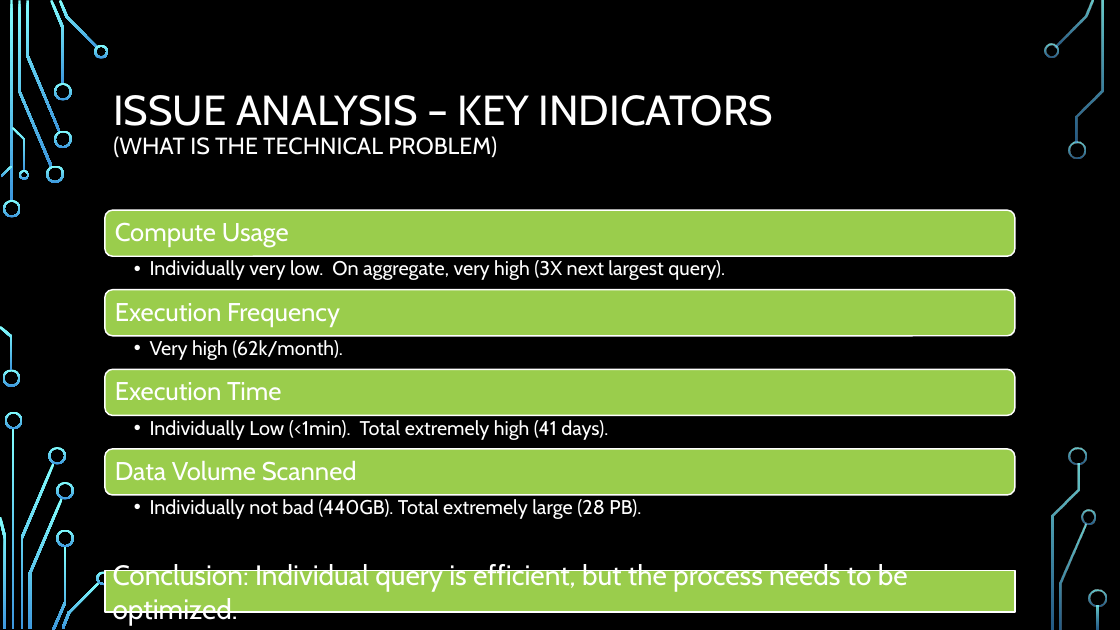
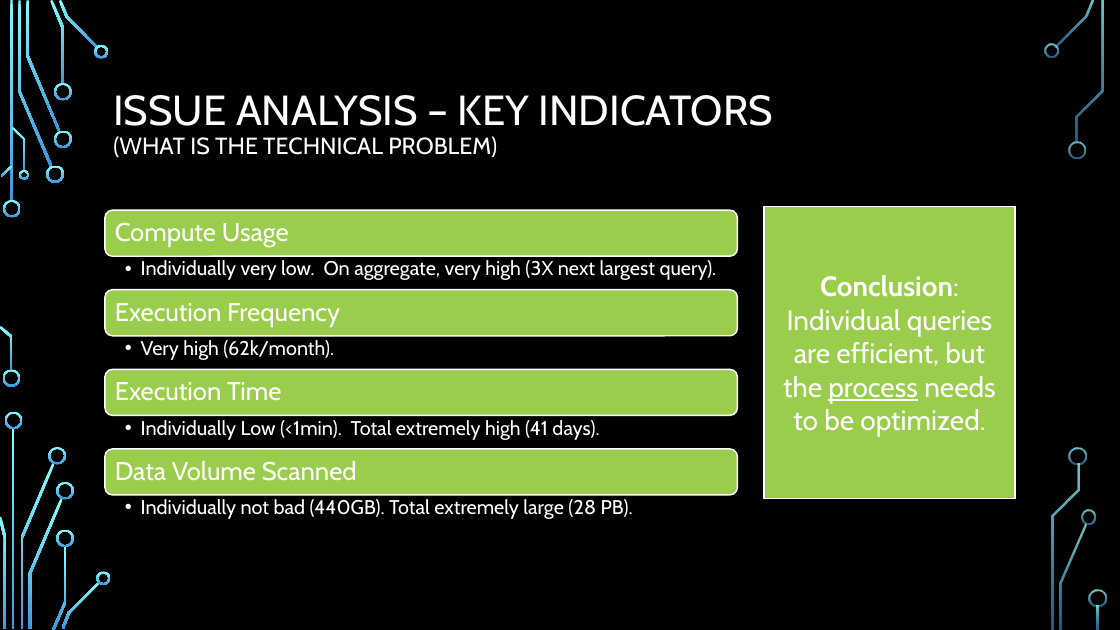
Before and after one commit to GitKlip/portfolio, a slide deck: slide 5 of disney/SnowflakeOptimization-CrossoverTitles.pptx (slide 4 before the commit). Drawn at 1120x630 pixels with LibreOffice and Linux fonts; fonts in the diff are those of the drawing; background and template pictures are left out. Boxes give left, top, right and bottom in pixels: in the first picture for what was removed or moved away, otherwise in the second. Text is boxed around its words. In the diff, an @@ line names an element or a change of style, - is before the commit and + after.

```diff
--- a/disney/SnowflakeOptimization-CrossoverTitles.pptx
+++ b/disney/SnowflakeOptimization-CrossoverTitles.pptx
@@ rectangle "Conclusion: Individual queries are efficient, ...": place and size @@
-rectangle "Conclusion: Individual queries are efficient, ..." at bbox=[105, 571, 1015, 613]
+rectangle "Conclusion: Individual queries are efficient, ..." at bbox=[765, 207, 1016, 498]
@@ rounded rectangle: place and size @@
-rounded rectangle at bbox=[105, 210, 1015, 256]
+rounded rectangle at bbox=[105, 210, 738, 256]
@@ text "Individually very low. On aggregate, ...": place and size @@
-text "Individually very low. On aggregate, ..." at bbox=[150, 260, 725, 280]
+text "Individually very low. On aggregate, ..." at bbox=[141, 260, 717, 280]
@@ rounded rectangle: place and size @@
-rounded rectangle at bbox=[105, 290, 1015, 336]
+rounded rectangle at bbox=[105, 290, 738, 336]
@@ text in rectangle at bbox=[783, 275, 995, 437]: text changed @@
-Conclusion: Individual query is efficient, but the process needs to be optimized.
+Conclusion: Individual queries are efficient, but the process needs to be optimized.
@@ text "Very high (62k/month).": place and size @@
-text "Very high (62k/month)." at bbox=[150, 340, 343, 360]
+text "Very high (62k/month)." at bbox=[141, 340, 334, 360]
@@ rounded rectangle: place and size @@
-rounded rectangle at bbox=[105, 370, 1015, 416]
+rounded rectangle at bbox=[105, 370, 738, 416]
@@ text "Individually Low (<1min). Total extremely ...": place and size @@
-text "Individually Low (<1min). Total extremely ..." at bbox=[150, 420, 608, 440]
+text "Individually Low (<1min). Total extremely ..." at bbox=[141, 420, 599, 440]
@@ rounded rectangle: place and size @@
-rounded rectangle at bbox=[105, 449, 1015, 495]
+rounded rectangle at bbox=[105, 449, 738, 495]
@@ text "Individually not bad (440GB). Total ...": place and size @@
-text "Individually not bad (440GB). Total ..." at bbox=[150, 499, 641, 519]
+text "Individually not bad (440GB). Total ..." at bbox=[141, 499, 633, 519]
```
Also in this commit, not shown: 6 other slides changed, 2 slides added, 1 slide removed, 5 other files.
